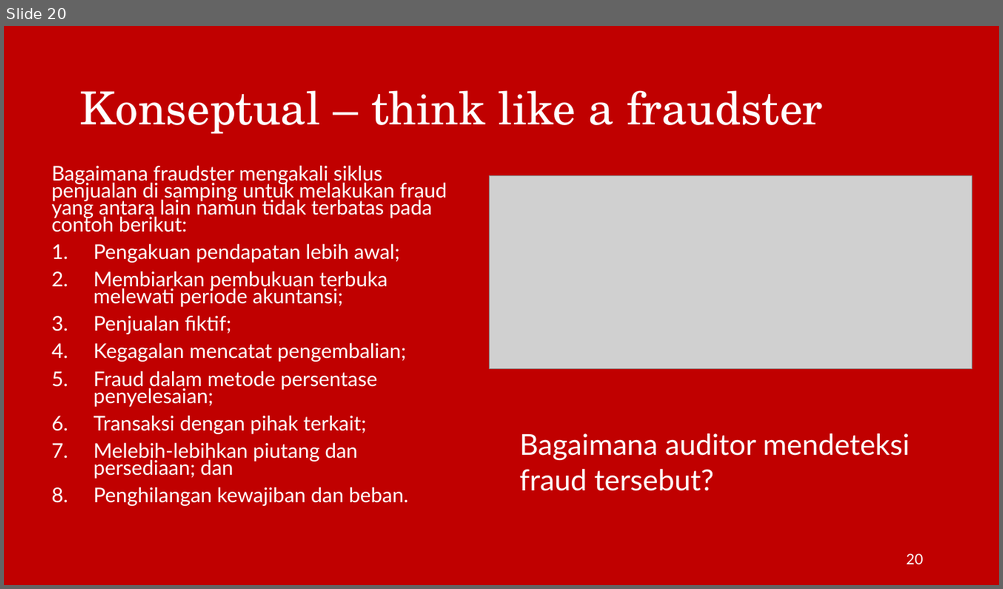
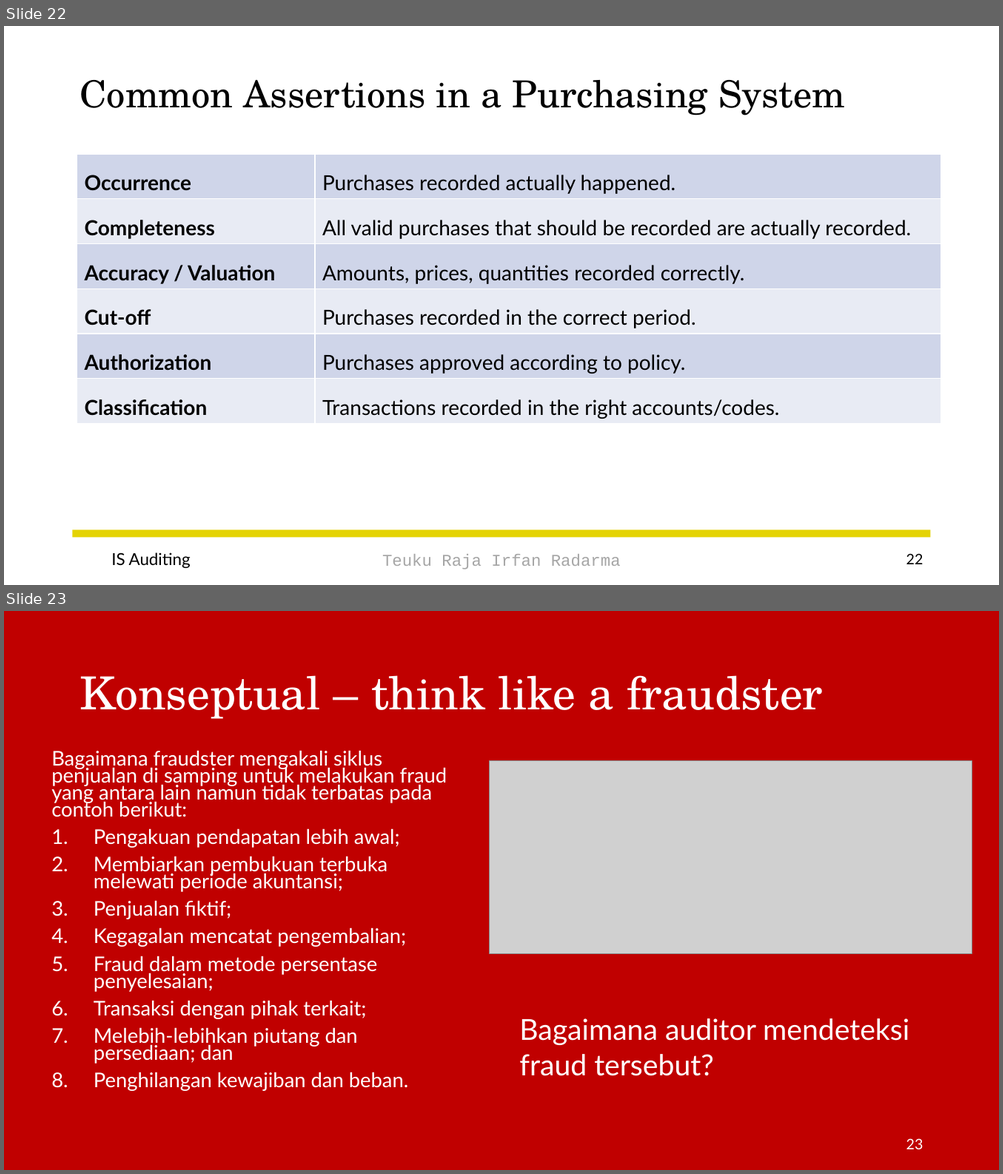
Before and after one commit to irfanradarma/Audit-SI, a slide deck: Slides/13. Asersi Siklus Penjualan.pptx. Shown one above the other, each under a label of ours: slide 20 before the commit, slides 22 and 23 after it. The pictures are 1003x589 and 1003x1174 pixels, drawn with LibreOffice and Linux fonts; fonts in the diff are those of the drawing; grey boxes stand for pictures; background and template pictures are left out. Boxes give left, top, right and bottom in pixels: in the first picture for what was removed or moved away, otherwise in the second. Text is boxed around its words. In the diff, an @@ line names an element or a change of style, - is before the commit and + after.

```diff
--- a/Slides/13. Asersi Siklus Penjualan.pptx
+++ b/Slides/13. Asersi Siklus Penjualan.pptx
@@ slide 22 added at [4, 26, 999, 585], background picture (left out) @@
@@ title added at [79, 80, 845, 116], 36 pt, text #000000 @@
+Common Assertions in a Purchasing System
@@ table added at [77, 154, 941, 422], 6 rows, 2 columns @@
+Occurrence | Purchases recorded actually happened.
+Completeness | All valid purchases that should be recorded are actually recorded.
+Accuracy / Valuation | Amounts, prices, quantities recorded correctly.
+Cut-off | Purchases recorded in the correct period.
+Authorization | Purchases approved according to policy.
+Classification | Transactions recorded in the right accounts/codes.
@@ rectangle added at [73, 531, 930, 538], fill #E4D304 @@
@@ text added at [111, 553, 190, 568], 16 pt, text #000000 @@
+IS Auditing
@@ text added at [382, 554, 620, 570], 16 pt, text #A6A6A6 @@
+Teuku Raja Irfan Radarma
@@ page number added at [906, 554, 923, 565], 14 pt, text #000000 @@
+22
@@ what was slide 20 is now slide 23 @@
@@ page number at [906, 1139, 923, 1150]: text changed @@
-20
+23
```
Also in this commit, not shown: 2 other slides added, 4 other files.
